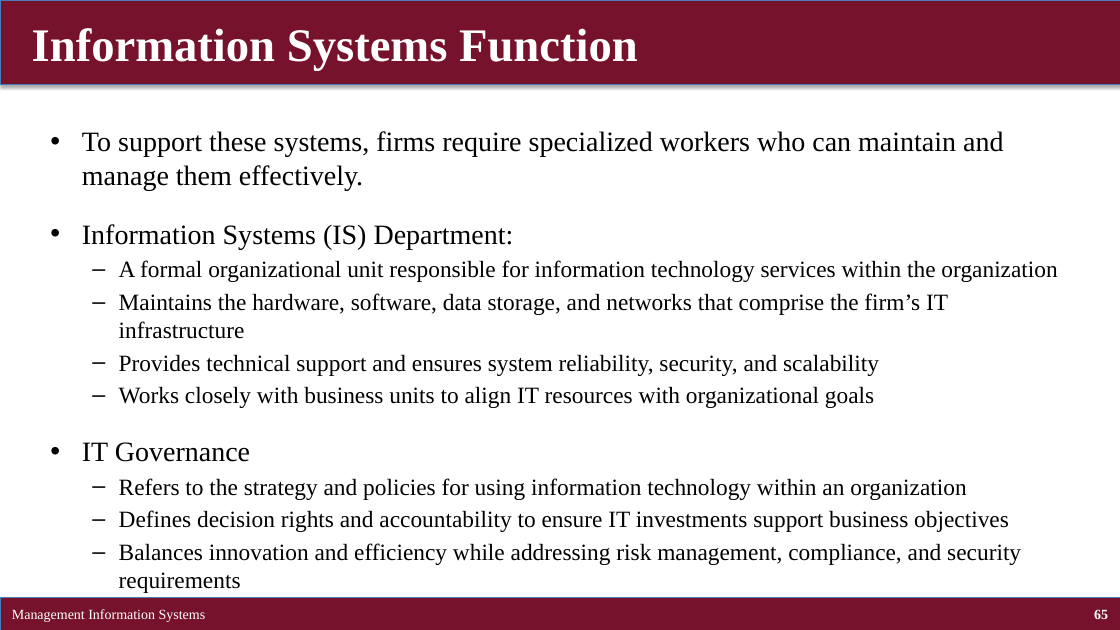
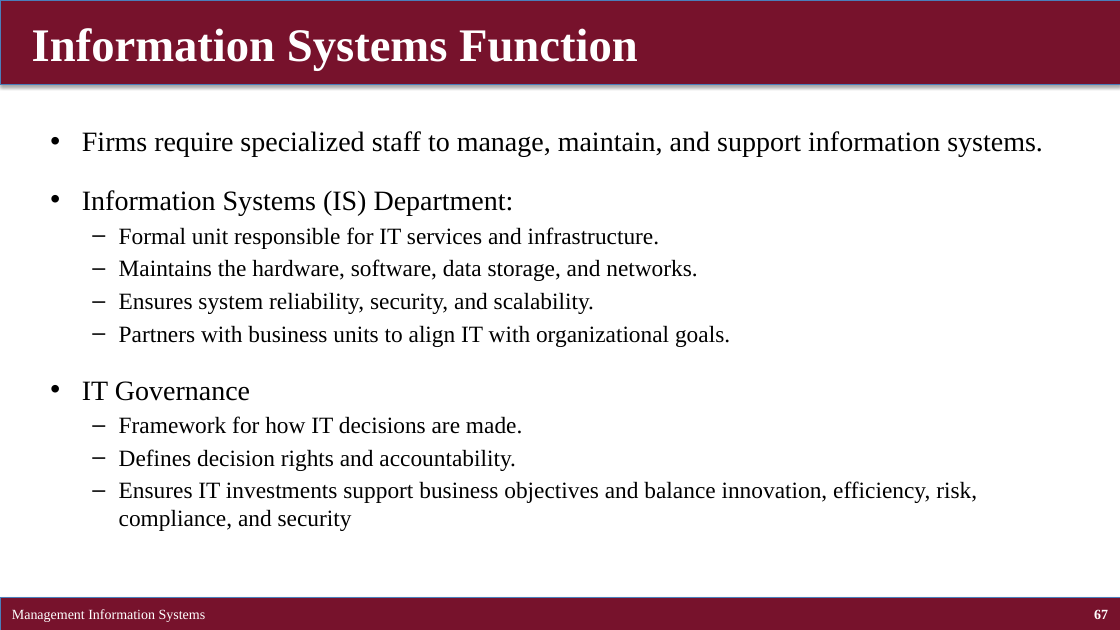
Before and after one commit to brianhwpark/brianhwpark.github.io, a slide deck: slide 67 of files/teaching-resources/concordiacollege-busn-315/busn-315-lecture-note/busn315-ch02.pptx (slide 65 before the commit). Drawn at 1120x630 pixels with LibreOffice and Linux fonts; fonts in the diff are those of the drawing. Boxes give left, top, right and bottom in pixels: in the first picture for what was removed or moved away, otherwise in the second. Text is boxed around its words. In the diff, an @@ line names an element or a change of style, - is before the commit and + after.

```diff
--- a/files/teaching-resources/concordiacollege-busn-315/busn-315-lecture-note/busn315-ch02.pptx
+++ b/files/teaching-resources/concordiacollege-busn-315/busn-315-lecture-note/busn315-ch02.pptx
@@ text at bbox=[82, 131, 1043, 157]: text changed @@
-• To support these systems, firms require specialized workers who can maintain and manage them effectively.
+• Firms require specialized staff to manage, maintain, and support information systems.
@@ text at bbox=[119, 227, 730, 347]: text changed @@
-  – A formal organizational unit responsible for information technology services within the organization
-  – Maintains the hardware, software, data storage, and networks that comprise the firm’s IT infrastructure
-  – Provides technical support and ensures system reliability, security, and scalability
-  – Works closely with business units to align IT resources with organizational goals
+  – Formal unit responsible for IT services and infrastructure.
+  – Maintains the hardware, software, data storage, and networks.
+  – Ensures system reliability, security, and scalability.
+  – Partners with business units to align IT with organizational goals.
@@ text at bbox=[119, 416, 977, 531]: text changed @@
-  – Refers to the strategy and policies for using information technology within an organization
-  – Defines decision rights and accountability to ensure IT investments support business objectives
-  – Balances innovation and efficiency while addressing risk management, compliance, and security requirements
+  – Framework for how IT decisions are made.
+  – Defines decision rights and accountability.
+  – Ensures IT investments support business objectives and balance innovation, efficiency, risk, compliance, and security
@@ page number at bbox=[1094, 609, 1108, 619]: text changed @@
-65
+67
```
Also in this commit, not shown: 40 other slides changed, 6 slides added, 4 slides removed, 9 other files.
